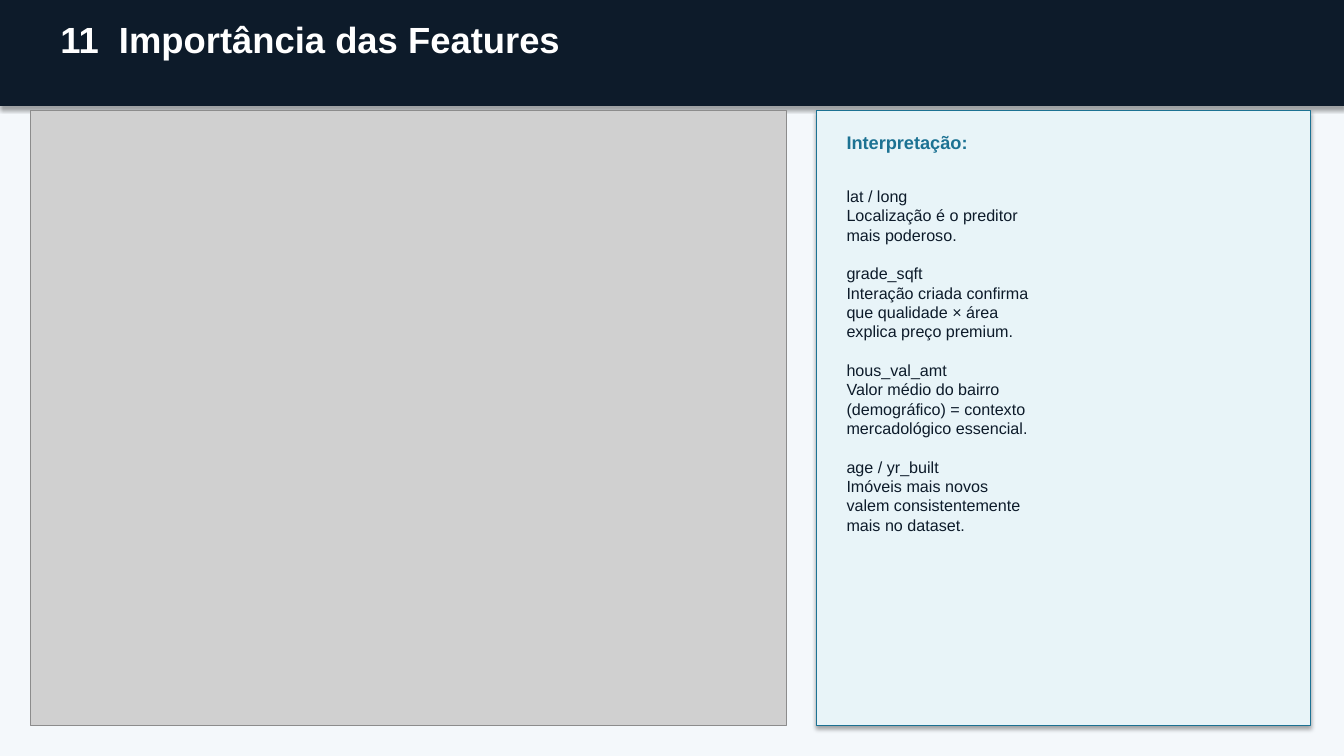
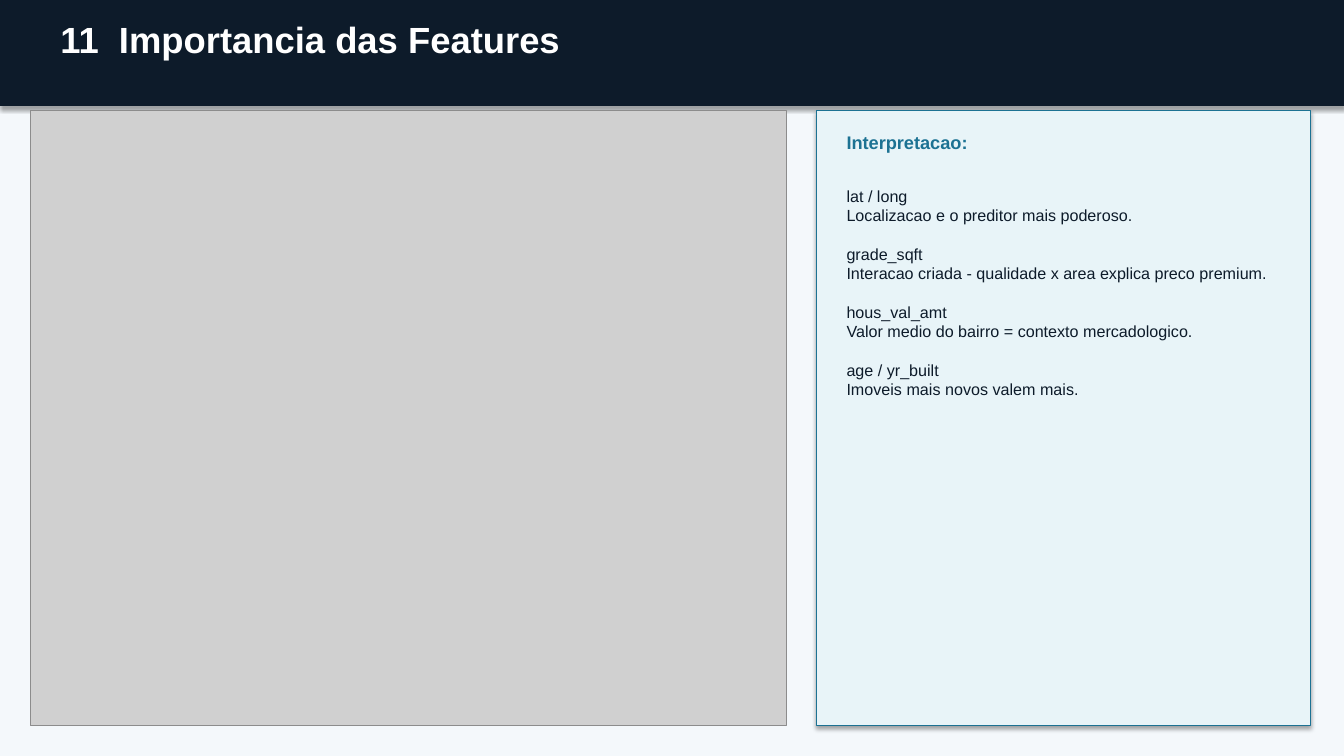
Before and after one commit to rogerestatistico/HOUSE_PRICE_PREDICTION, a slide deck: slide 11 of presentation_house_price.pptx (slide 14 before the commit). Drawn at 1344x756 pixels with LibreOffice and Linux fonts; fonts in the diff are those of the drawing; grey boxes stand for pictures. Boxes give left, top, right and bottom in pixels: in the first picture for what was removed or moved away, otherwise in the second. Text is boxed around its words. In the diff, an @@ line names an element or a change of style, - is before the commit and + after.

```diff
--- a/presentation_house_price.pptx
+++ b/presentation_house_price.pptx
@@ text at [60,26,560,61]: text changed @@
-11 Importância das Features
+11 Importancia das Features
@@ text at [847,136,968,153]: text changed @@
-Interpretação:
+Interpretacao:
@@ text at [847,190,1266,395]: text changed @@
-lat / long
-Localização é o preditor
-mais poderoso.
-grade_sqft
-Interação criada confirma
-que qualidade × área
-explica preço premium.
-hous_val_amt
-Valor médio do bairro
-(demográfico) = contexto
-mercadológico essencial.
-age / yr_built
-Imóveis mais novos
-valem consistentemente
-mais no dataset.
+lat / long
+Localizacao e o preditor mais poderoso.
+grade_sqft
+Interacao criada - qualidade x area explica preco premium.
+hous_val_amt
+Valor medio do bairro = contexto mercadologico.
+age / yr_built
+Imoveis mais novos valem mais.
```
Also in this commit, not shown: 11 other slides changed, 5 slides added, 8 slides removed.
